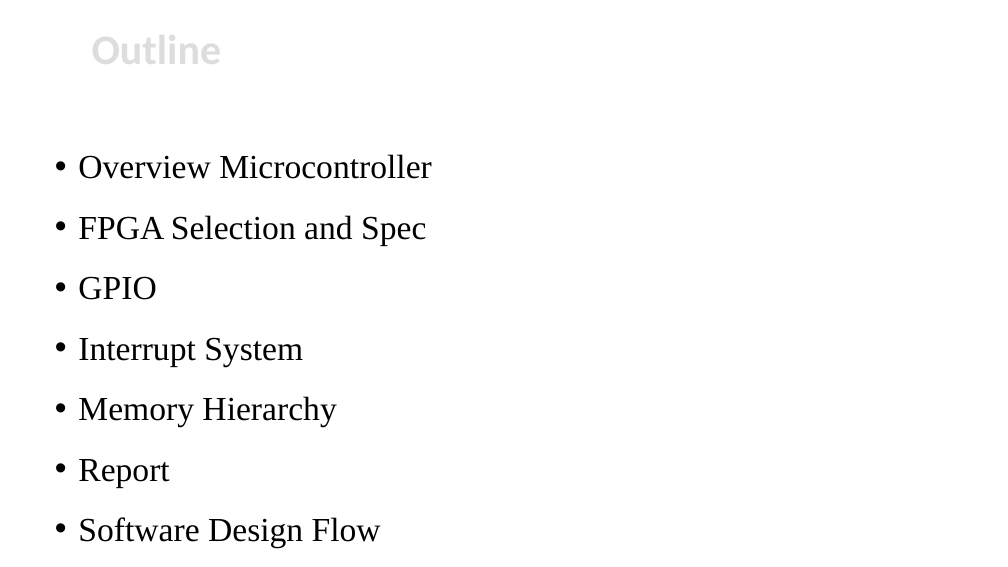
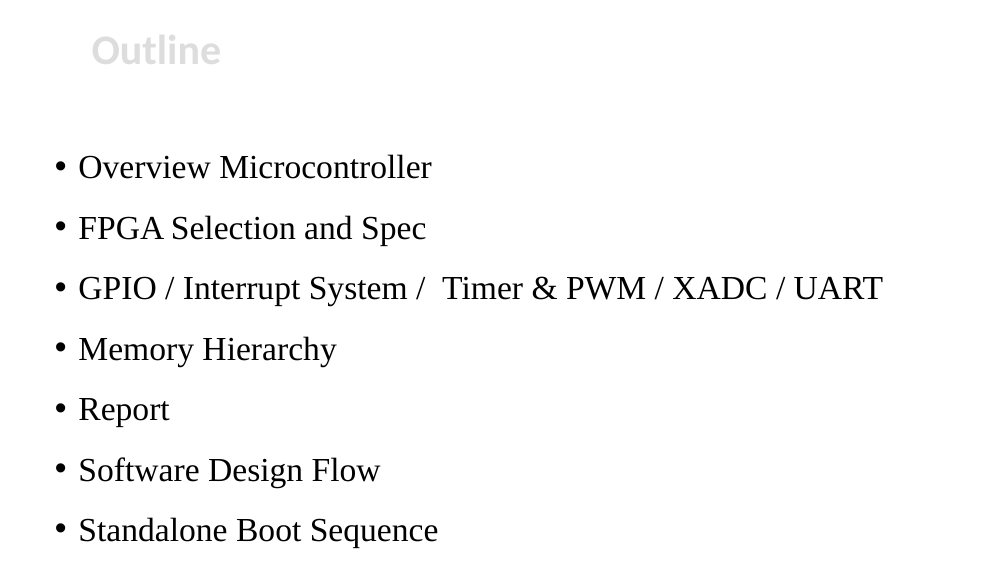
Before and after one commit to ukp66482/RISC-V_MCU-on-Nexys-FPGA, a slide deck: slide 2 of Intro/RISCV-MCU.pptx. Drawn at 1008x567 pixels with LibreOffice and Linux fonts; fonts in the diff are those of the drawing; background and template pictures are left out. Boxes give left, top, right and bottom in pixels: in the first picture for what was removed or moved away, otherwise in the second. Text is boxed around its words. In the diff, an @@ line names an element or a change of style, - is before the commit and + after.

```diff
--- a/Intro/RISCV-MCU.pptx
+++ b/Intro/RISCV-MCU.pptx
@@ text at <box>78,276,883,306</box>: text changed @@
-• GPIO
-• Interrupt System
+• GPIO / Interrupt System / Timer & PWM / XADC / UART
@@ text at <box>78,517,439,548</box>: paragraph added @@
+• Standalone Boot Sequence
```
Also in this commit, not shown: 2 other slides changed, 4 slides added, 2 slides removed.
